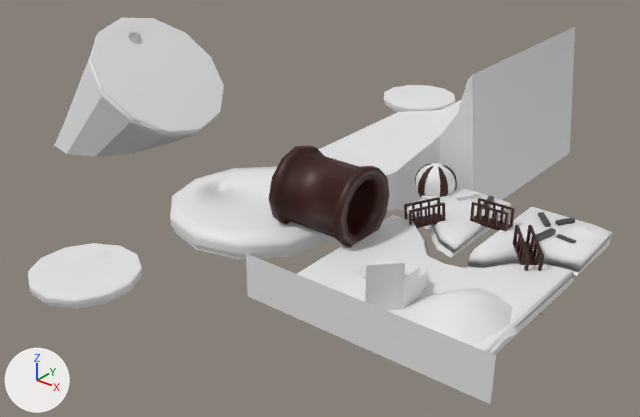
Two versions of the FBX model Assets/3D Models/ZONA DE GOLF.fbx, one commit apart.
The view is the same before and after, from a 50 mm camera at (16.2, -26.4, 19.0) aimed at (-10.4, 6.9, -1.6). Arrows for +X, +Y and +Z are at lower left; the lights stay in place. Where no turn or scale is listed for an object, it has been applied to the vertices.
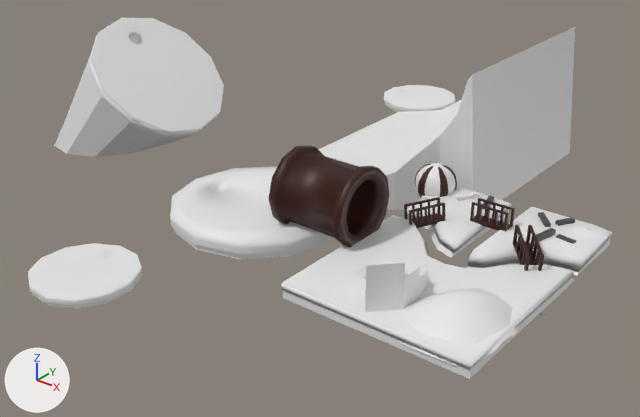
Where the change shows, as pixel boxes (x1, y1, x2, y2) in the pictures (640 x 417 px):
```json
{"object": "Plane.003", "change": "deleted", "before": [246, 254, 496, 405]}
{"object": "Cube", "change": "unchanged, uncovered by the edit", "before": [491, 278, 575, 355], "after": [283, 278, 575, 379]}
```

The change, as JSON lines over the scene's bpy script:
```json
{"op": "add", "block": "me_cube_006_1", "code": ["me_cube_006_1 = me_cube_005.copy(); me_cube_006_1.name = 'Cube.006'  # the mesh of ob_cube_005"]}
{"op": "remove", "block": "ob_plane_003", "code": ["ob_plane_003 = bpy.data.objects.new('Plane.003', me_plane_003)", "ob_plane_003.location = (0.0, -3.9, 0.0)"]}
{"op": "set", "path": "ob_cube_004", "old": "bpy.data.objects.new('Cube.004', me_cube_004)", "new": "bpy.data.objects.new('Cube.004', me_cube_005)"}
{"op": "set", "path": "ob_cube_005", "old": "bpy.data.objects.new('Cube.005', me_cube_005)", "new": "bpy.data.objects.new('Cube.005', me_cube_006_1)"}
{"op": "set", "path": "ob_cube_003", "old": "bpy.data.objects.new('Cube.003', me_cube_003)", "new": "bpy.data.objects.new('Cube.003', me_cube_004)"}
```
